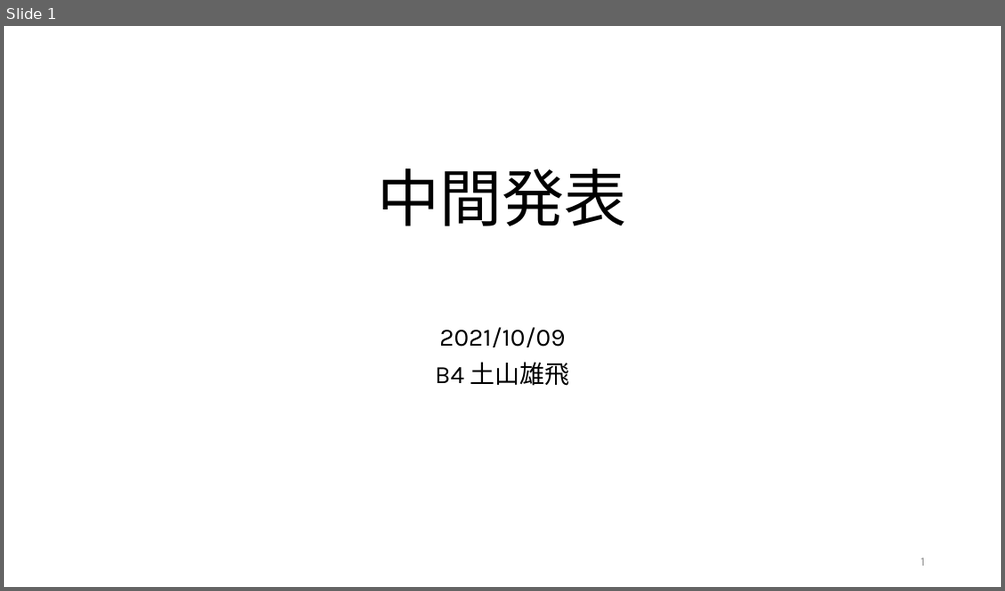
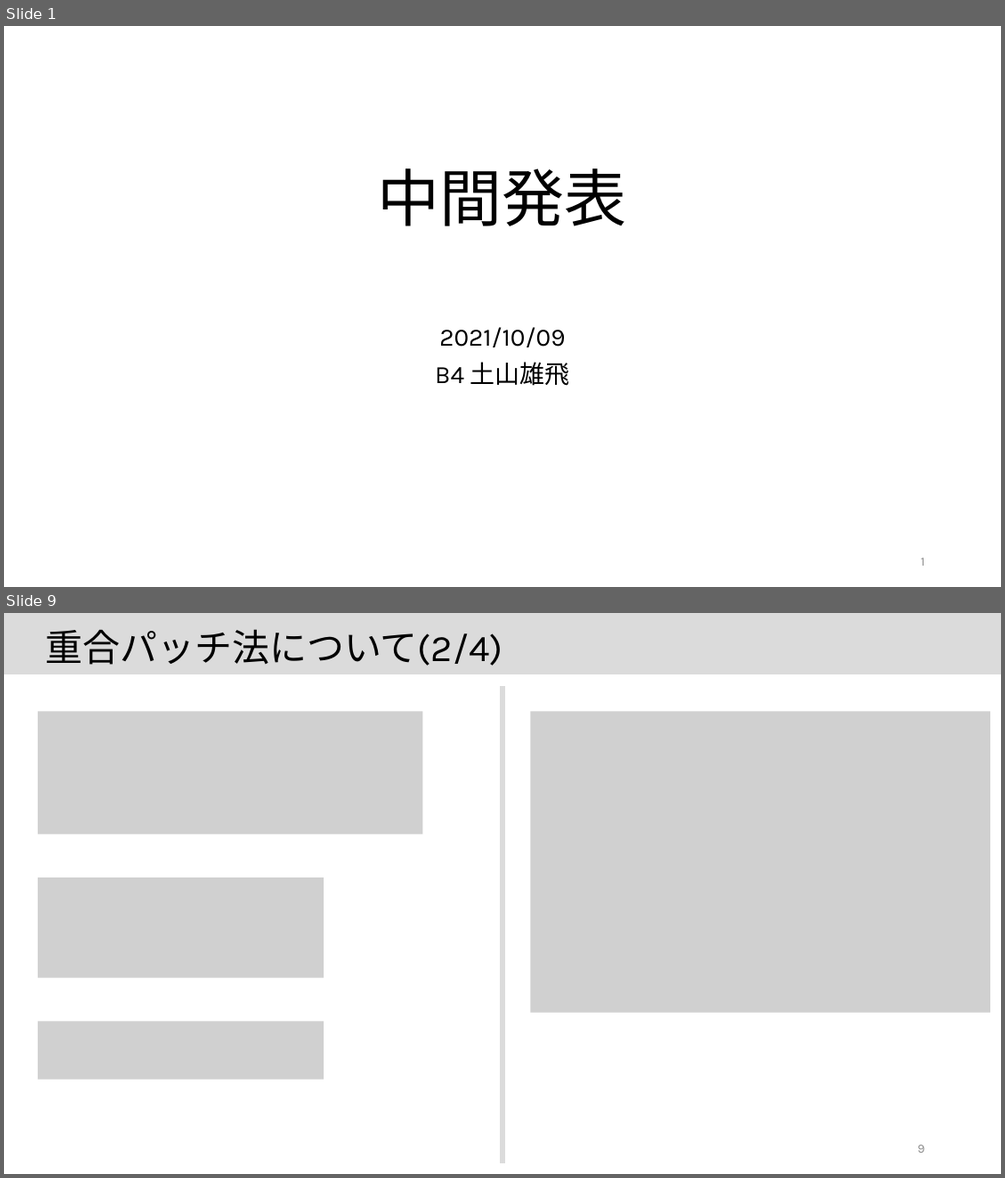
Before and after one commit to JoTsuchi22/lab_share, a slide deck: 中間発表/中間発表.pptx. Shown one above the other, each under a label of ours: slide 1 before the commit, slides 1 and 9 after it; the slides between them are not shown. The pictures are 1005x591 and 1005x1178 pixels, drawn with LibreOffice and Linux fonts; fonts in the diff are those of the drawing; grey boxes stand for pictures. Boxes give left, top, right and bottom in pixels: in the first picture for what was removed or moved away, otherwise in the second. Text is boxed around its words. In the diff, an @@ line names an element or a change of style, - is before the commit and + after.

```diff
--- a/中間発表/中間発表.pptx
+++ b/中間発表/中間発表.pptx
@@ slide 9 added at [4, 613, 1001, 1174], background #FFFFFF @@
@@ rectangle added at [4, 613, 1001, 674], fill #DBDBDB, outline #DBDBDB 1 pt @@
@@ text added at [45, 629, 502, 666], 36 pt, text #000000 @@
+重合パッチ法について(2/4)
@@ rectangle added at [501, 686, 504, 1163], fill #DBDBDB, outline #DBDBDB 1 pt @@
@@ picture added at [38, 712, 423, 835] @@
@@ picture added at [531, 712, 990, 1013] @@
@@ picture added at [38, 877, 324, 978] @@
@@ picture added at [38, 1022, 324, 1079] @@
@@ page number added at [917, 1144, 924, 1152], 12 pt, text #8C8C8C @@
+9
```
Also in this commit, not shown: 4 slides changed, 9 other slides added, 13 other files.
